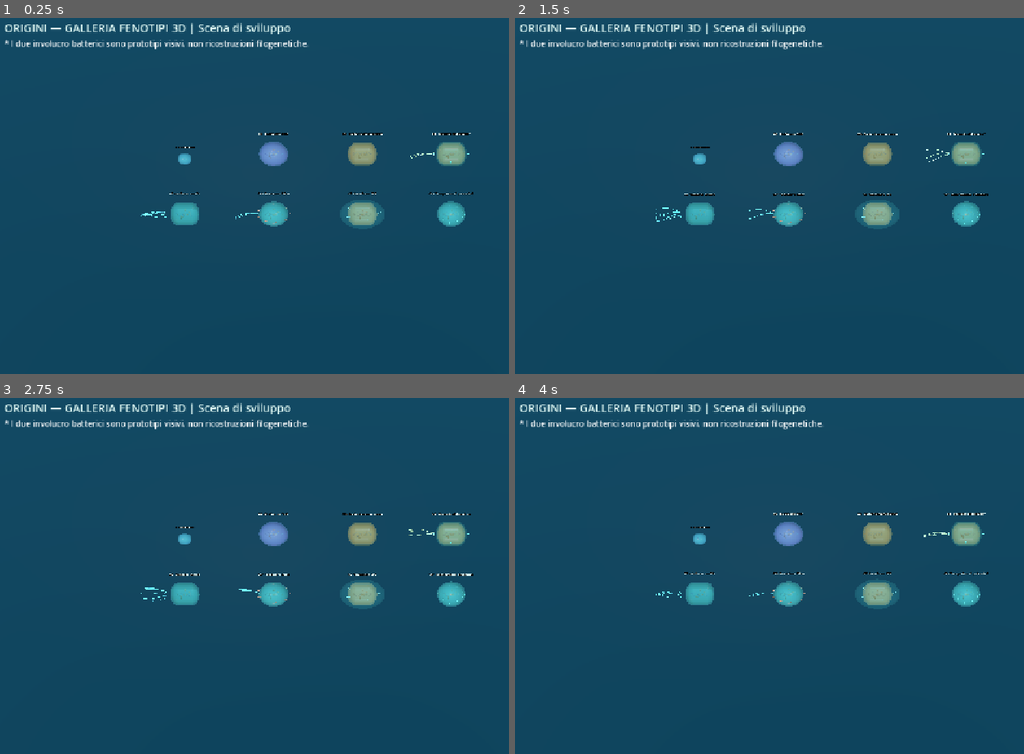
Above: before the commit, frames 1-4 (two rows, left to right).
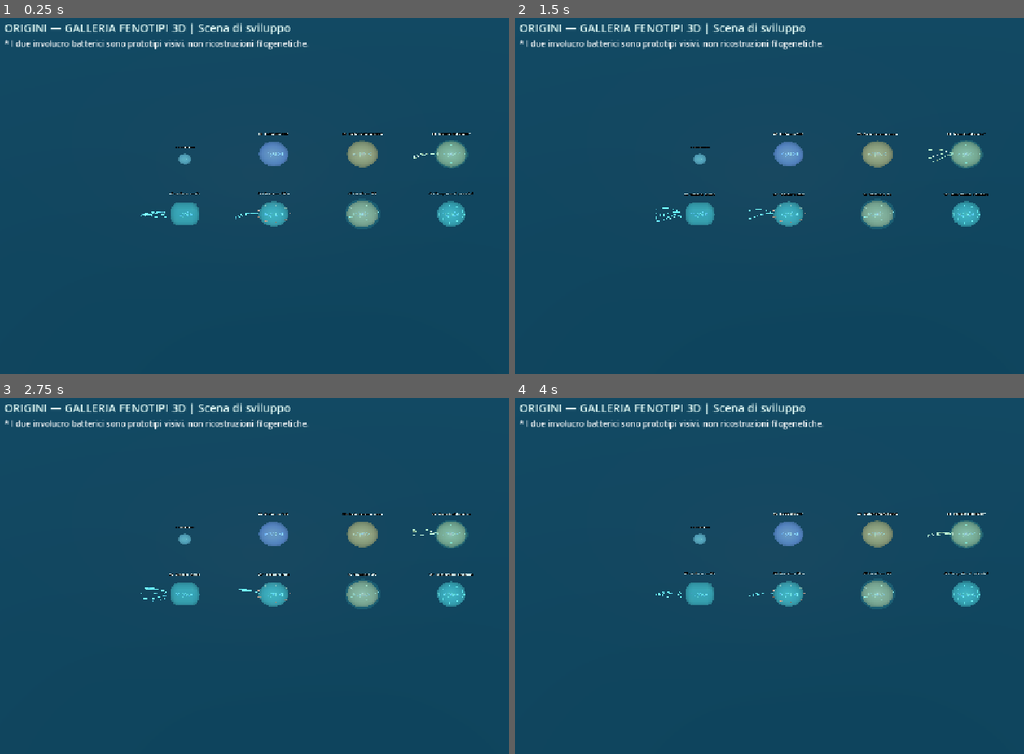
Above: after the commit, the same moments.

Repository: scorbetta17-gif/Origini
Game: Godot game, scene res://scenes/CellGallery.tscn
Same seed, same stepped clock (60 frames per second), same inputs: the game is played once before the commit and once after it. This scene is started directly instead of the project's main scene.
Inputs (mouse positions are in pixels of both pictures, inside the frame that each line leads up to):
- Up to frame 1 (0.25 s): no input
- Up to frame 2 (1.5 s): move the mouse to (800, 263) at 0.52 s; hold W 0.53-1.25 s; click (800, 263) at 0.67 s; drag from (outside the picture) to (800, 263) at 1.27 s
- Up to frame 3 (2.75 s): move the mouse to (122, 519) at 2.02 s; hold A from 2.03 s (still down)
- Up to frame 4 (4 s): release A at 2.75 s; drag from (866, 572) to (637, 519) at 2.77 s; move the mouse to (733, 479) at 3.52 s; hold S from 3.53 s (still down)

The runs differ from the first frame. In frame 1, 0.4% of the frame differs, in the area x 34-93%, y 34-59%; in frame 2, 0.5%; in frame 3, 0.4%; in frame 4, 0.4%.

Commit message:
Remaster modular 3D cell with minimal primordial RNA envelope and mutation structures

Diff:
--- a/src/cell_visual.gd
+++ b/src/cell_visual.gd
@@ -11,6 +11,7 @@
 var filament_roots: Array = []
 var selection_ring: MeshInstance3D
 var membrane: MeshInstance3D
+var cytoplasm: Node3D
 var material_cache: Dictionary = {}
 
 func setup(value: Dictionary, cell_branch: String, selected: bool = false) -> void:
@@ -83,7 +84,7 @@
     host.add_child(part)
 
 func _base_tint() -> Color:
-    var tint := Color(.35,.72,.78)
+    var tint := Color(.54,.72,.70)
     if branch == "luca":
         tint = Color(.54,.55,.82)
     elif branch == "archaea":
@@ -105,10 +106,10 @@
     var motor_count: int = int(traits.get("archaella",0)) if branch == "archaea" else int(traits.get("flagella",0)) if branch == "bacteria" else 0
     var tint: Color = _base_tint()
     var aspect: float = clampf(1.0+(speed-1.0)*.35,.88,1.38)
-    var is_rod: bool = branch == "bacteria" or speed > 1.24
+    var is_rod: bool = speed > 1.48 or float(traits.get("elongation",0.0)) > .60
     var body_size := Vector3(.72*aspect,.58,.69/aspect)
     if is_pre:
-        body_size *= .81
+        body_size *= .74
     if is_rod:
         body_size = Vector3(.91,.59,.63) * (1.0+clampf((speed-1.0)*.12,-.04,.20))
     var body_shape: Mesh
@@ -131,7 +132,7 @@
     core.mesh = body_shape
     core.position = Vector3(0,.74,0)
     core.scale = body_size * .95
-    core.material_override = _material(tint.darkened(.46),.76,.06,.60)
+    core.material_override = _material(tint.darkened(.25),.12,0.0,.78)
     add_child(core)
     if is_rod:
         core.rotation.z = PI*.5
@@ -139,7 +140,7 @@
     membrane.mesh = body_shape
     membrane.position = core.position
     membrane.scale = body_size * (1.035+clampf((armored-1.0)*.075,0,.20))
-    membrane.material_override = _material(tint.lightened(.24),.29,.12,.18)
+    membrane.material_override = _material(tint.lightened(.18),.32,.012,.54)
     add_child(membrane)
     if is_rod:
         membrane.rotation.z = PI*.5
@@ -165,30 +166,37 @@
                 exterior.rotation.z = PI*.5
     if eps:
         _ball(self,Vector3(0,.74,0),body_size*1.26,Color(.48,.91,.79),.09,.12)
-    # Solo 2 granuli nella protocellula pre-LUCA; non sono organelli.
-    var granules: int = 2 if is_pre else 7
-    for i in range(granules):
-        var angle: float = float(i)*2.399
-        var r: float = .12+float(i%3)*.075
-        _ball(self,Vector3(cos(angle)*r,.72+sin(angle*1.8)*.12,sin(angle)*r),Vector3.ONE*(.036 if is_pre else .048),Color(1.0,.69,.33),1.0,.1)
-    # RNA monofilamento iniziale, solo in seguito doppia elica DNA.
+    # La cellula primordiale contiene SOLO ssRNA e 3 complessi autocatalitici.
+    # Tutte le strutture restano all'interno della stessa membrana ereditata.
+    cytoplasm = Node3D.new()
+    add_child(cytoplasm)
+    var complexes: int = 3 if is_pre else 5
+    for i in range(complexes):
+        var a: float = float(i)*2.399
+        var r: float = .14+float(i%2)*.045
+        var center := Vector3(cos(a)*r,.73+sin(a*2.0)*.075,sin(a)*r)
+        var color := Color(.76,.70,.56) if is_pre else Color(.69,.79,.69)
+        _ball(cytoplasm,center,Vector3.ONE*.034,color,.92)
+        _ball(cytoplasm,center+Vector3(.023,.014,-.009),Vector3.ONE*.019,color.lightened(.10),.91)
+        _ball(cytoplasm,center+Vector3(-.015,.022,.013),Vector3.ONE*.018,color.darkened(.12),.93)
+    # RNA a singolo filamento, non una doppia elica iniziale.
     var strands: int = 2 if dna else 1
     for helix in range(strands):
         var last := Vector3.ZERO
-        for index in range(18):
-            var u: float = float(index)/17.0
-            var x: float = (u-.5)*(.62 if is_pre else .90)
-            var a: float = u*TAU*1.65+float(helix)*PI
-            var point := Vector3(x,.74+sin(a)*.095,cos(a)*.12)
+        for index in range(25):
+            var u: float = float(index)/24.0
+            var x: float = (u-.5)*(.58 if is_pre else .89)
+            var phase: float = u*TAU*1.28+float(helix)*PI
+            var point := Vector3(x,.74+sin(phase)*.093,cos(phase)*.107)
             if index > 0:
-                _segment(self,last,point,.013,Color(.96,.53,.77) if not dna else Color(.60,.78,1.0),.20)
+                _segment(cytoplasm,last,point,.009,Color(.89,.62,.49) if not dna else Color(.56,.70,.83))
             last = point
     if dna:
         for index in range(12):
             var u: float = float(index)/11.0
-            var x: float = (u-.5)*.9
-            var a: float = u*TAU*1.65
-            _segment(self,Vector3(x,.74+sin(a)*.095,cos(a)*.12),Vector3(x,.74-sin(a)*.095,-cos(a)*.12),.009,Color(.86,.90,.70))
+            var x: float = (u-.5)*.89
+            var a: float = u*TAU*1.28
+            _segment(cytoplasm,Vector3(x,.74+sin(a)*.093,cos(a)*.107),Vector3(x,.74-sin(a)*.093,-cos(a)*.107),.007,Color(.73,.80,.70))
     # Recettori, proteasi e adesine sono visibili soltanto se associati ai tratti.
     var pores: int = clampi(int(maxf(0.0,uptake-1.0)*13.0),0,12)
     for i in range(pores):
@@ -205,14 +213,44 @@
             var start := Vector3(cos(a)*body_size.x*.87,.80,sin(a)*body_size.z*.87)
             var end := start+Vector3(cos(a)*.20,.07,sin(a)*.19)
             _segment(self,start,end,.020,Color(.77,.86,.78),.06)
-    # Ereditarieta' grafica: firme superficiali delle mutazioni, non organelli fittizi.
-    var history: Array = traits.get("mutations",[])
-    for index in range(mini(14,history.size())):
-        var name: String = str(history[index])
-        var code: int = absi(name.hash())
-        var a: float = float(code%359)*PI/180.0
-        var point := Vector3(cos(a)*body_size.x*.97,.72+sin(float(code%53))*.15,sin(a)*body_size.z*.97)
-        _ball(self,point,Vector3.ONE*(.027+float(code%4)*.006),Color(.57,.81,.90),1.0,.17)
+    # Moduli biologici opzionali: la loro geometria appare solo dopo mutazione.
+    var receptor_count: int = clampi(int(traits.get("receptors",0)),0,8)
+    for i in range(receptor_count):
+        var angle: float = float(i)*TAU/float(maxi(1,receptor_count))
+        var direction := Vector3(cos(angle),.12*sin(angle*2.0),sin(angle))
+        var base: Vector3 = Vector3(direction.x*body_size.x*.95,.74+direction.y,direction.z*body_size.z*.95)
+        _segment(self,base,base+direction.normalized()*.073,.014,Color(.59,.77,.72))
+        _ball(self,base+direction.normalized()*.077,Vector3.ONE*.034,Color(.67,.81,.75),.95)
+    var pili: int = clampi(int(traits.get("pili",0)),0,8)
+    for i in range(pili):
+        var angle: float = TAU*(float(i)+.2)/float(maxi(1,pili))
+        var dir := Vector3(cos(angle),.10,sin(angle)).normalized()
+        var start := Vector3(dir.x*body_size.x,.74+dir.y*.2,dir.z*body_size.z)
+        var prev: Vector3 = start
+        for j in range(1,5):
+            var next: Vector3 = start+dir*(.15*float(j))+Vector3(0,sin(float(j)*1.3+float(i))*.036,0)
+            _segment(self,prev,next,.009,Color(.60,.75,.70))
+            prev = next
+    var protease_count: int = clampi(int(traits.get("protease",0)),0,6)
+    for i in range(protease_count):
+        var angle: float = TAU*float(i)/float(maxi(1,protease_count))
+        var outward := Vector3(cos(angle),0,sin(angle))
+        var site := Vector3(outward.x*body_size.x,.74,outward.z*body_size.z)
+        _ball(self,site,Vector3(.055,.028,.055),Color(.76,.59,.49),.93)
+        _ball(self,site+outward*.10,Vector3.ONE*.022,Color(.78,.65,.53),.68)
+    var vesicle_count: int = clampi(int(traits.get("vesicles",0)),0,5)
+    for i in range(vesicle_count):
+        var angle: float = TAU*(float(i)+.35)/float(maxi(1,vesicle_count))
+        var r: float = body_size.x*(1.02+float(i%2)*.14)
+        var pos := Vector3(cos(angle)*r,.74+sin(angle*2.0)*.06,sin(angle)*body_size.z*1.10)
+        _ball(self,pos,Vector3.ONE*.061,Color(.63,.73,.68),.25)
+    if float(traits.get("thermotolerance",0.0)) > .01:
+        # Proteostasi e membrane adattate: variazione materiale + piccoli complessi interni.
+        var thermo: int = mini(5,maxi(1,ceili(float(traits.get("thermotolerance",0.0)))))
+        for i in range(thermo):
+            var a: float = TAU*float(i)/float(maxi(1,thermo))
+            _ball(cytoplasm,Vector3(cos(a)*.23,.66,sin(a)*.23),Vector3(.031,.020,.028),Color(.72,.72,.55),.88)
+        membrane.material_override = _material(tint.lerp(Color(.66,.69,.60),.26),.37,.007,.64)
     # Motori: nel protagonista iniziale assenti. Archaella e flagelli batterici distinti.
     for i in range(mini(7,motor_count)):
         var root := Node3D.new()
@@ -241,6 +279,9 @@
     age += delta
     var breath: float = 1.0+sin(age*2.1)*.013
     scale = Vector3(growth,growth*breath,growth)
+    if is_instance_valid(cytoplasm):
+        cytoplasm.rotation.y = sin(age*.83)*.035
+        cytoplasm.position.y = sin(age*1.23)*.009
     for i in range(filament_roots.size()):
         var root: Node3D = filament_roots[i]
         root.rotation.y = sin(age*3.8+float(i))*.21
